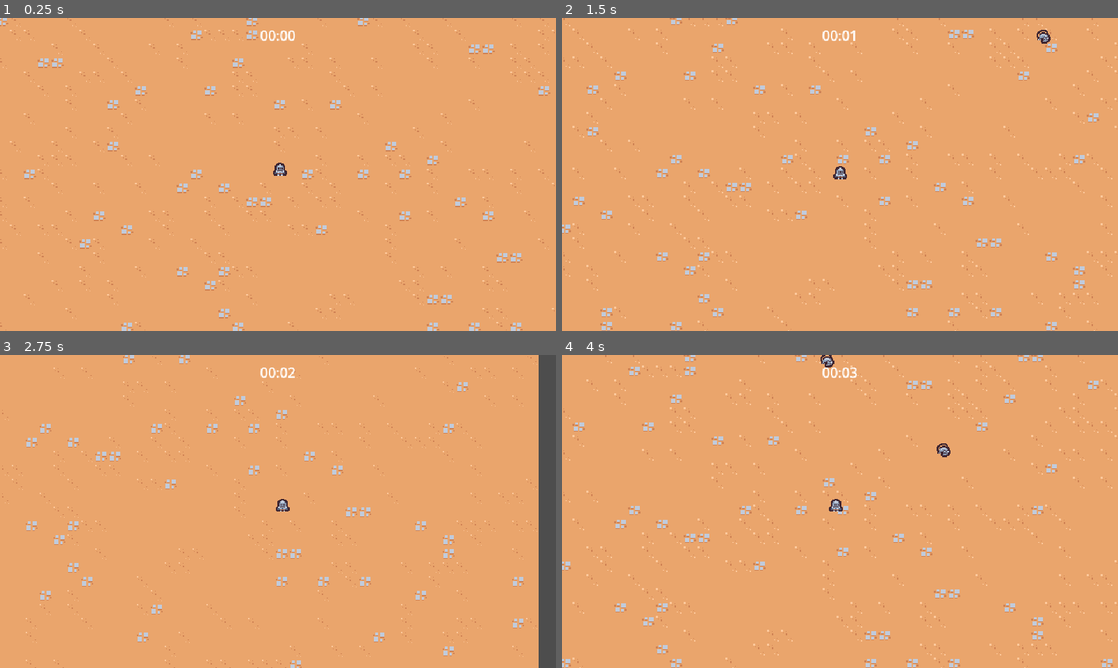
Above: before the commit, frames 1-4 (two rows, left to right).
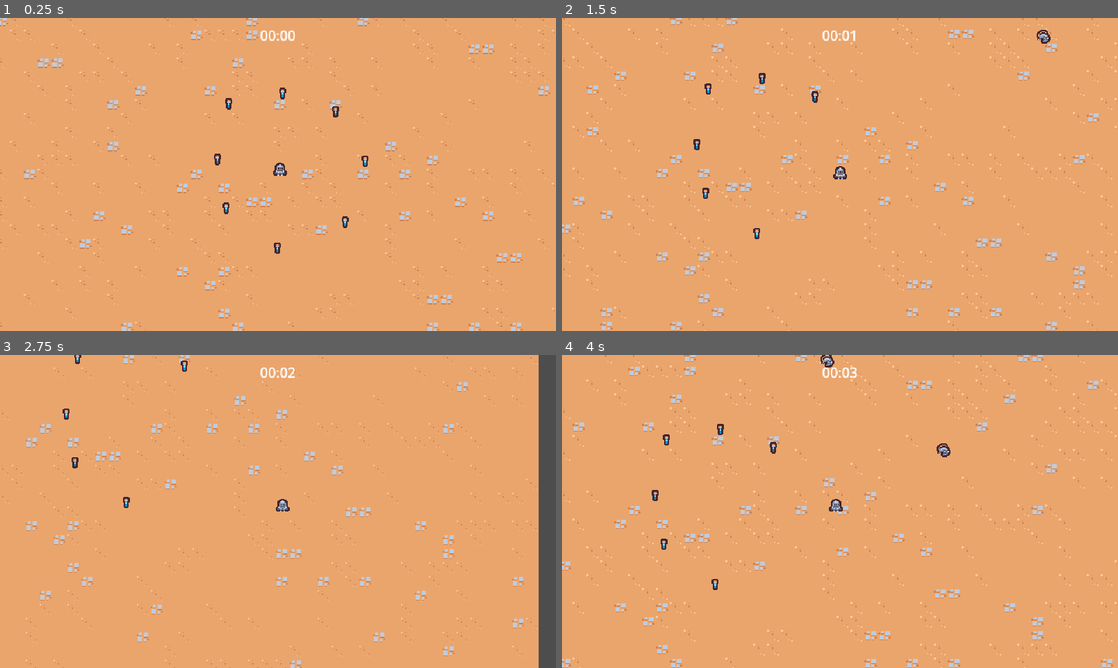
Above: after the commit, the same moments.

Repository: woliveira82/godot-survivor-game-course
Game: Godot game, scene res://scenes/main/main.tscn
Two runs of this game, one before a commit and one after it. Both use one fixed random seed, a clock stepped at 60 frames per second and the inputs below.
Inputs:
- Up to frame 1 (0.25 s): no input
- Up to frame 2 (1.5 s): hold D (move_right) 0.53-1.28 s; hold S (move_down) from 1.28 s (still down)
- Up to frame 3 (2.75 s): release S (move_down) at 2.03 s; hold D (move_right) from 2.03 s (still down)
- Up to frame 4 (4 s): release D (move_right) at 2.78 s; hold W (move_up) 2.78-3.53 s; hold A (move_left) from 3.53 s (still down)

The runs differ from the first frame. In frame 1, 0.3% of the frame differs, in the area x 38-67%, y 22-76%; in frame 2, 0.2%; in frame 3, 0.2%; in frame 4, 0.2%.

Commit message:
feat: experience vials

Diff:
--- a/project.godot
+++ b/project.godot
@@ -14,6 +14,10 @@
 run/main_scene="res://scenes/main/main.tscn"
 config/features=PackedStringArray("4.2", "Forward Plus")
 config/icon="res://icon.svg"
+
+[autoload]
+
+GameEvents="*res://scenes/autoload/game_events.tscn"
 
 [debug]
 
@@ -60,6 +64,7 @@
 2d_physics/layer_2="Player"
 2d_physics/layer_3="Enemy"
 2d_physics/layer_4="EnemyCollision"
+2d_physics/layer_5="PlayerPickup"
 
 [rendering]
 
--- /dev/null
+++ b/scenes/autoload/game_events.gd
@@ -0,0 +1,7 @@
+extends Node
+
+signal experience_vial_collected(number: float)
+
+
+func emit_experience_vial_collected(number: float):
+	experience_vial_collected.emit(number)
--- /dev/null
+++ b/scenes/autoload/game_events.tscn
@@ -0,0 +1,6 @@
+[gd_scene load_steps=2 format=3 uid="uid://dwfp1fxx5rowe"]
+
+[ext_resource type="Script" path="res://scenes/autoload/game_events.gd" id="1_nmyhv"]
+
+[node name="GameEvents" type="Node"]
+script = ExtResource("1_nmyhv")
--- a/scenes/enemy/basic_enemy.tscn
+++ b/scenes/game_object/basic_enemy/basic_enemy.tscn
@@ -1,7 +1,7 @@
 [gd_scene load_steps=5 format=3 uid="uid://bo6j2jhqwa8sn"]
 
-[ext_resource type="Script" path="res://scenes/enemy/basic_enemy.gd" id="1_ansrf"]
-[ext_resource type="Texture2D" uid="uid://bynk1rismu8p5" path="res://scenes/enemy/basic_enemy.png" id="1_ct42n"]
+[ext_resource type="Script" path="res://scenes/game_object/basic_enemy/basic_enemy.gd" id="1_ansrf"]
+[ext_resource type="Texture2D" uid="uid://bynk1rismu8p5" path="res://scenes/game_object/basic_enemy/basic_enemy.png" id="1_ct42n"]
 
 [sub_resource type="CircleShape2D" id="CircleShape2D_r635q"]
 radius = 12.0
--- /dev/null
+++ b/scenes/game_object/experience_vial/experience_vial.gd
@@ -0,0 +1,10 @@
+extends Node2D
+
+
+func _ready():
+	$Area2D.area_entered.connect(on_area_entered)
+
+
+func on_area_entered(other_object: Area2D):
+	GameEvents.emit_experience_vial_collected(1)
+	queue_free()
--- /dev/null
+++ b/scenes/game_object/experience_vial/experience_vial.tscn
@@ -0,0 +1,20 @@
+[gd_scene load_steps=4 format=3 uid="uid://djv81uiju0kby"]
+
+[ext_resource type="Texture2D" uid="uid://bx3l7cq737hvh" path="res://scenes/game_object/experience_vial/experience_vial.png" id="1_8fv87"]
+[ext_resource type="Script" path="res://scenes/game_object/experience_vial/experience_vial.gd" id="1_iqapx"]
+
+[sub_resource type="CircleShape2D" id="CircleShape2D_cje0n"]
+radius = 16.0
+
+[node name="ExperienceVial" type="Node2D"]
+script = ExtResource("1_iqapx")
+
+[node name="Area2D" type="Area2D" parent="."]
+collision_layer = 0
+collision_mask = 16
+
+[node name="CollisionShape2D" type="CollisionShape2D" parent="Area2D"]
+shape = SubResource("CircleShape2D_cje0n")
+
+[node name="Sprite2D" type="Sprite2D" parent="."]
+texture = ExtResource("1_8fv87")
--- a/scenes/game_camera/game_camera.tscn
+++ b/scenes/game_object/game_camera/game_camera.tscn
@@ -1,6 +1,6 @@
 [gd_scene load_steps=2 format=3 uid="uid://d2b5v7khoj8s7"]
 
-[ext_resource type="Script" path="res://scenes/game_camera/game_camera.gd" id="1_0yfur"]
+[ext_resource type="Script" path="res://scenes/game_object/game_camera/game_camera.gd" id="1_0yfur"]
 
 [node name="GameCamera" type="Camera2D"]
 script = ExtResource("1_0yfur")
--- a/scenes/player/Player.tscn
+++ b/scenes/game_object/player/Player.tscn
@@ -1,8 +1,11 @@
-[gd_scene load_steps=5 format=3 uid="uid://bfj3uu40tlikq"]
+[gd_scene load_steps=6 format=3 uid="uid://bfj3uu40tlikq"]
 
-[ext_resource type="Script" path="res://scenes/player/player.gd" id="1_ofk8i"]
-[ext_resource type="Texture2D" uid="uid://8bwre0l2ekwb" path="res://scenes/player/Player.png" id="1_rw4o1"]
+[ext_resource type="Script" path="res://scenes/game_object/player/player.gd" id="1_ofk8i"]
+[ext_resource type="Texture2D" uid="uid://8bwre0l2ekwb" path="res://scenes/game_object/player/Player.png" id="1_rw4o1"]
 [ext_resource type="PackedScene" uid="uid://ctf4angbatc2b" path="res://scenes/ability/sword_ability_controller/sword_ability_controller.tscn" id="2_sjjp8"]
+
+[sub_resource type="CircleShape2D" id="CircleShape2D_nfhye"]
+radius = 32.0
 
 [sub_resource type="CircleShape2D" id="CircleShape2D_l5ppw"]
 radius = 5.0
@@ -16,6 +19,14 @@
 
 [node name="SwordAbilityController" parent="AbilityManager" instance=ExtResource("2_sjjp8")]
 
+[node name="Area2D" type="Area2D" parent="."]
+collision_layer = 16
+collision_mask = 0
+
+[node name="CollisionShape2D" type="CollisionShape2D" parent="Area2D"]
+position = Vector2(0, -5)
+shape = SubResource("CircleShape2D_nfhye")
+
 [node name="Sprite2D" type="Sprite2D" parent="."]
 texture_filter = 1
 position = Vector2(0, -8)
--- a/scenes/main/main.tscn
+++ b/scenes/main/main.tscn
@@ -1,11 +1,13 @@
-[gd_scene load_steps=7 format=3 uid="uid://brodwqlwm1iy"]
+[gd_scene load_steps=9 format=3 uid="uid://brodwqlwm1iy"]
 
 [ext_resource type="PackedScene" uid="uid://c0hk71le7jpc3" path="res://scenes/manager/enemy_manager.tscn" id="1_11srs"]
-[ext_resource type="PackedScene" uid="uid://bfj3uu40tlikq" path="res://scenes/player/Player.tscn" id="1_pnprh"]
+[ext_resource type="PackedScene" uid="uid://bfj3uu40tlikq" path="res://scenes/game_object/player/Player.tscn" id="1_pnprh"]
 [ext_resource type="PackedScene" uid="uid://b21e8jj6wjxqy" path="res://scenes/ui/arena_time_ui.tscn" id="1_w2tga"]
 [ext_resource type="TileSet" uid="uid://b3wumr1tv5kv0" path="res://resources/tileset.tres" id="1_weyfr"]
 [ext_resource type="PackedScene" uid="uid://bor8jplbojrn0" path="res://scenes/manager/arena_time_manager.tscn" id="2_kd66a"]
-[ext_resource type="PackedScene" uid="uid://d2b5v7khoj8s7" path="res://scenes/game_camera/game_camera.tscn" id="3_ntl4y"]
+[ext_resource type="PackedScene" uid="uid://d2b5v7khoj8s7" path="res://scenes/game_object/game_camera/game_camera.tscn" id="3_ntl4y"]
+[ext_resource type="PackedScene" uid="uid://blhh7kaviefd0" path="res://scenes/manager/experience_manager.tscn" id="4_x4ifw"]
+[ext_resource type="PackedScene" uid="uid://djv81uiju0kby" path="res://scenes/game_object/experience_vial/experience_vial.tscn" id="7_m3put"]
 
 [node name="Main" type="Node"]
 
@@ -16,6 +18,8 @@
 
 [node name="EnemyManager" parent="." instance=ExtResource("1_11srs")]
 
+[node name="ExperienceManager" parent="." instance=ExtResource("4_x4ifw")]
+
 [node name="TileMap" type="TileMap" parent="."]
 tile_set = ExtResource("1_weyfr")
 format = 2
@@ -25,3 +29,27 @@
 position = Vector2(328, 186)
 
 [node name="GameCamera" parent="." instance=ExtResource("3_ntl4y")]
+
+[node name="ExperienceVial" parent="." instance=ExtResource("7_m3put")]
+position = Vector2(266, 223)
+
+[node name="ExperienceVial2" parent="." instance=ExtResource("7_m3put")]
+position = Vector2(325, 269)
+
+[node name="ExperienceVial3" parent="." instance=ExtResource("7_m3put")]
+position = Vector2(403, 239)
+
+[node name="ExperienceVial4" parent="." instance=ExtResource("7_m3put")]
+position = Vector2(426, 169)
+
+[node name="ExperienceVial5" parent="." instance=ExtResource("7_m3put")]
+position = Vector2(392, 112)
+
+[node name="ExperienceVial6" parent="." instance=ExtResource("7_m3put")]
+position = Vector2(331, 91)
+
+[node name="ExperienceVial7" parent="." instance=ExtResource("7_m3put")]
+position = Vector2(269, 103)
+
+[node name="ExperienceVial8" parent="." instance=ExtResource("7_m3put")]
+position = Vector2(256, 167)
--- a/scenes/manager/enemy_manager.tscn
+++ b/scenes/manager/enemy_manager.tscn
@@ -1,7 +1,7 @@
 [gd_scene load_steps=3 format=3 uid="uid://c0hk71le7jpc3"]
 
 [ext_resource type="Script" path="res://scenes/manager/enemy_manager.gd" id="1_5nm4b"]
-[ext_resource type="PackedScene" uid="uid://bo6j2jhqwa8sn" path="res://scenes/enemy/basic_enemy.tscn" id="2_3o5sc"]
+[ext_resource type="PackedScene" uid="uid://bo6j2jhqwa8sn" path="res://scenes/game_object/basic_enemy/basic_enemy.tscn" id="2_3o5sc"]
 
 [node name="EnemyManager" type="Node"]
 script = ExtResource("1_5nm4b")
--- /dev/null
+++ b/scenes/manager/experience_manager.gd
@@ -0,0 +1,17 @@
+extends Node
+
+
+var current_experience = 0
+
+
+func _ready():
+	GameEvents.experience_vial_collected.connect(on_experience_vai_collected)
+
+
+func increment_experience(number: float):
+	current_experience += number
+
+
+func on_experience_vai_collected(number: float):
+	increment_experience(number)
+	print(current_experience)
--- /dev/null
+++ b/scenes/manager/experience_manager.tscn
@@ -0,0 +1,6 @@
+[gd_scene load_steps=2 format=3 uid="uid://blhh7kaviefd0"]
+
+[ext_resource type="Script" path="res://scenes/manager/experience_manager.gd" id="1_u1bcr"]
+
+[node name="ExperienceManager" type="Node"]
+script = ExtResource("1_u1bcr")
Renamed: scenes/enemy/basic_enemy.gd -> scenes/game_object/basic_enemy/basic_enemy.gd
Renamed: scenes/enemy/basic_enemy.png -> scenes/game_object/basic_enemy/basic_enemy.png
Binary file added: scenes/game_object/experience_vial/experience_vial.png
Renamed: scenes/game_camera/game_camera.gd -> scenes/game_object/game_camera/game_camera.gd
Renamed: scenes/player/Player.png -> scenes/game_object/player/Player.png
Renamed: scenes/player/player.gd -> scenes/game_object/player/player.gd
